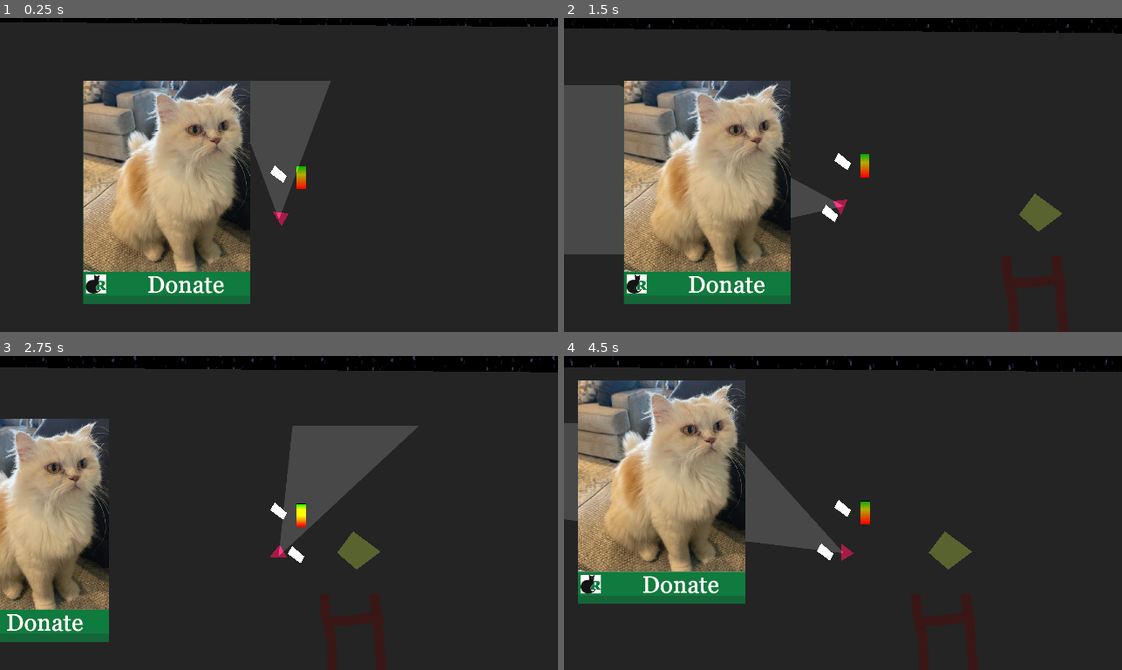
Above: before the commit, frames 1-4 (two rows, left to right).
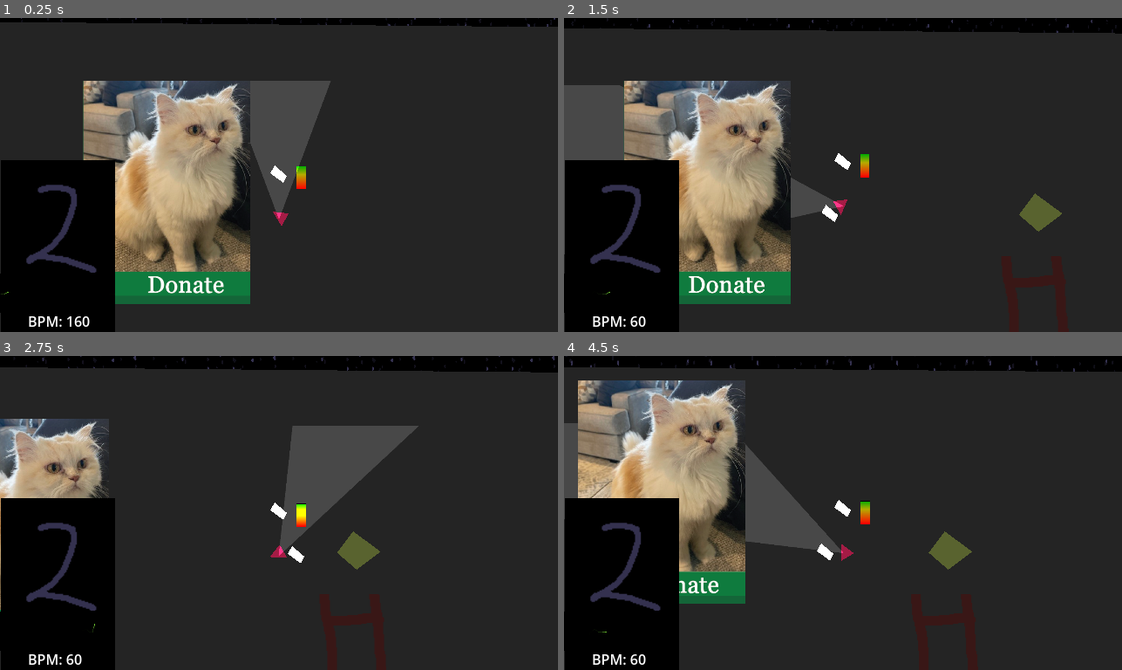
Above: after the commit, the same moments.

Repository: Parker-Vetter/SubwayUnderSea
Game: Godot game, scene res://Scenes/test_scene.tscn
The game is run twice, just before and just after one commit, with the same random seed, the same clock (stepped at 60 frames per second) and the same inputs.
Inputs (mouse positions are in pixels of both pictures, inside the frame that each line leads up to):
- Up to frame 1 (0.25 s): no input
- Up to frame 2 (1.5 s): move the mouse to (731, 196) at 0.52 s; press the mouse at (731, 196) at 0.53 s; hold D (right) 0.53-1.28 s; move the mouse to (731, 190) at 1.27 s; release the mouse at (731, 190) at 1.28 s; hold S (down) from 1.28 s (still down); click (731, 190) at 1.35 s
- Up to frame 3 (2.75 s): move the mouse to (334, 443) at 2.02 s; release S (down) at 2.03 s; press the mouse at (334, 443) at 2.03 s; hold D (right) from 2.03 s (still down)
- Up to frame 4 (4.5 s): move the mouse to (815, 575) at 2.77 s; release D (right) at 2.78 s; release the mouse at (815, 575) at 2.78 s; hold W (up) 2.78-3.53 s; click (815, 575) at 2.85 s; move the mouse to (1010, 560) at 3.52 s; press the mouse at (1010, 560) at 3.53 s; hold A (left) from 3.53 s (still down); move the mouse to (675, 465) at 4.27 s; release the mouse at (675, 465) at 4.28 s; click (675, 465) at 4.35 s

The runs differ from the first frame. In frame 1, 11% of the frame differs, in the area x 0-21%, y 45-100%; in frame 2, 11%; in frame 3, 11%; in frame 4, 11%.

Commit message:
Face Display Initial Commit
Display to show sanity delta and total sanity visually

Diff:
--- /dev/null
+++ b/subwaysea/Scenes/FaceDisplay.tscn
@@ -0,0 +1,375 @@
+[gd_scene load_steps=51 format=3 uid="uid://gnxhj7qlcejs"]
+
+[ext_resource type="Script" path="res://Scripts/face_display.gd" id="1_e5ur3"]
+[ext_resource type="Texture2D" uid="uid://fvavurx8x08w" path="res://assets/Face1.png" id="2_mhgrn"]
+[ext_resource type="Texture2D" uid="uid://dp2b4ixrs0xlh" path="res://assets/heartbeat.png" id="3_da8u5"]
+
+[sub_resource type="AtlasTexture" id="AtlasTexture_3a3dc"]
+atlas = ExtResource("3_da8u5")
+region = Rect2(0, 0, 132, 45)
+
+[sub_resource type="AtlasTexture" id="AtlasTexture_2n5j6"]
+atlas = ExtResource("3_da8u5")
+region = Rect2(132, 0, 132, 45)
+
+[sub_resource type="AtlasTexture" id="AtlasTexture_u7ahg"]
+atlas = ExtResource("3_da8u5")
+region = Rect2(264, 0, 132, 45)
+
+[sub_resource type="AtlasTexture" id="AtlasTexture_3javg"]
+atlas = ExtResource("3_da8u5")
+region = Rect2(396, 0, 132, 45)
+
+[sub_resource type="AtlasTexture" id="AtlasTexture_nb8rv"]
+atlas = ExtResource("3_da8u5")
+region = Rect2(528, 0, 132, 45)
+
+[sub_resource type="AtlasTexture" id="AtlasTexture_ieuv4"]
+atlas = ExtResource("3_da8u5")
+region = Rect2(660, 0, 132, 45)
+
+[sub_resource type="AtlasTexture" id="AtlasTexture_nyho1"]
+atlas = ExtResource("3_da8u5")
+region = Rect2(792, 0, 132, 45)
+
+[sub_resource type="AtlasTexture" id="AtlasTexture_wp1w3"]
+atlas = ExtResource("3_da8u5")
+region = Rect2(924, 0, 132, 45)
+
+[sub_resource type="AtlasTexture" id="AtlasTexture_s2ejv"]
+atlas = ExtResource("3_da8u5")
+region = Rect2(1056, 0, 132, 45)
+
+[sub_resource type="AtlasTexture" id="AtlasTexture_le70q"]
+atlas = ExtResource("3_da8u5")
+region = Rect2(1188, 0, 132, 45)
+
+[sub_resource type="AtlasTexture" id="AtlasTexture_ccr0i"]
+atlas = ExtResource("3_da8u5")
+region = Rect2(1320, 0, 132, 45)
+
+[sub_resource type="AtlasTexture" id="AtlasTexture_ldgym"]
+atlas = ExtResource("3_da8u5")
+region = Rect2(1452, 0, 132, 45)
+
+[sub_resource type="AtlasTexture" id="AtlasTexture_om4jh"]
+atlas = ExtResource("3_da8u5")
+region = Rect2(1584, 0, 132, 45)
+
+[sub_resource type="AtlasTexture" id="AtlasTexture_7prf2"]
+atlas = ExtResource("3_da8u5")
+region = Rect2(1716, 0, 132, 45)
+
+[sub_resource type="AtlasTexture" id="AtlasTexture_raler"]
+atlas = ExtResource("3_da8u5")
+region = Rect2(1848, 0, 132, 45)
+
+[sub_resource type="AtlasTexture" id="AtlasTexture_si8vk"]
+atlas = ExtResource("3_da8u5")
+region = Rect2(1980, 0, 132, 45)
+
+[sub_resource type="AtlasTexture" id="AtlasTexture_urgl0"]
+atlas = ExtResource("3_da8u5")
+region = Rect2(2112, 0, 132, 45)
+
+[sub_resource type="AtlasTexture" id="AtlasTexture_kk2x0"]
+atlas = ExtResource("3_da8u5")
+region = Rect2(2244, 0, 132, 45)
+
+[sub_resource type="AtlasTexture" id="AtlasTexture_ouhn5"]
+atlas = ExtResource("3_da8u5")
+region = Rect2(2376, 0, 132, 45)
+
+[sub_resource type="AtlasTexture" id="AtlasTexture_23i4m"]
+atlas = ExtResource("3_da8u5")
+region = Rect2(2508, 0, 132, 45)
+
+[sub_resource type="AtlasTexture" id="AtlasTexture_nhd7e"]
+atlas = ExtResource("3_da8u5")
+region = Rect2(2640, 0, 132, 45)
+
+[sub_resource type="AtlasTexture" id="AtlasTexture_d02rb"]
+atlas = ExtResource("3_da8u5")
+region = Rect2(2772, 0, 132, 45)
+
+[sub_resource type="AtlasTexture" id="AtlasTexture_83a1d"]
+atlas = ExtResource("3_da8u5")
+region = Rect2(2904, 0, 132, 45)
+
+[sub_resource type="AtlasTexture" id="AtlasTexture_w1yth"]
+atlas = ExtResource("3_da8u5")
+region = Rect2(3036, 0, 132, 45)
+
+[sub_resource type="AtlasTexture" id="AtlasTexture_1cpv2"]
+atlas = ExtResource("3_da8u5")
+region = Rect2(3168, 0, 132, 45)
+
+[sub_resource type="AtlasTexture" id="AtlasTexture_qfnpj"]
+atlas = ExtResource("3_da8u5")
+region = Rect2(3300, 0, 132, 45)
+
+[sub_resource type="AtlasTexture" id="AtlasTexture_qbav3"]
+atlas = ExtResource("3_da8u5")
+region = Rect2(3432, 0, 132, 45)
+
+[sub_resource type="AtlasTexture" id="AtlasTexture_xangf"]
+atlas = ExtResource("3_da8u5")
+region = Rect2(3564, 0, 132, 45)
+
+[sub_resource type="AtlasTexture" id="AtlasTexture_0ms7i"]
+atlas = ExtResource("3_da8u5")
+region = Rect2(3696, 0, 132, 45)
+
+[sub_resource type="AtlasTexture" id="AtlasTexture_7pib0"]
+atlas = ExtResource("3_da8u5")
+region = Rect2(3828, 0, 132, 45)
+
+[sub_resource type="AtlasTexture" id="AtlasTexture_4h2uh"]
+atlas = ExtResource("3_da8u5")
+region = Rect2(3960, 0, 132, 45)
+
+[sub_resource type="AtlasTexture" id="AtlasTexture_yj6l0"]
+atlas = ExtResource("3_da8u5")
+region = Rect2(4092, 0, 132, 45)
+
+[sub_resource type="AtlasTexture" id="AtlasTexture_t4h7t"]
+atlas = ExtResource("3_da8u5")
+region = Rect2(4224, 0, 132, 45)
+
+[sub_resource type="AtlasTexture" id="AtlasTexture_j3dy6"]
+atlas = ExtResource("3_da8u5")
+region = Rect2(4356, 0, 132, 45)
+
+[sub_resource type="AtlasTexture" id="AtlasTexture_k6hlk"]
+atlas = ExtResource("3_da8u5")
+region = Rect2(4488, 0, 132, 45)
+
+[sub_resource type="AtlasTexture" id="AtlasTexture_834n3"]
+atlas = ExtResource("3_da8u5")
+region = Rect2(4620, 0, 132, 45)
+
+[sub_resource type="AtlasTexture" id="AtlasTexture_ih3kk"]
+atlas = ExtResource("3_da8u5")
+region = Rect2(4752, 0, 132, 45)
+
+[sub_resource type="AtlasTexture" id="AtlasTexture_ecvy6"]
+atlas = ExtResource("3_da8u5")
+region = Rect2(4884, 0, 132, 45)
+
+[sub_resource type="AtlasTexture" id="AtlasTexture_ismgo"]
+atlas = ExtResource("3_da8u5")
+region = Rect2(5016, 0, 132, 45)
+
+[sub_resource type="AtlasTexture" id="AtlasTexture_tj7pe"]
+atlas = ExtResource("3_da8u5")
+region = Rect2(5148, 0, 132, 45)
+
+[sub_resource type="AtlasTexture" id="AtlasTexture_yxwoq"]
+atlas = ExtResource("3_da8u5")
+region = Rect2(5280, 0, 132, 45)
+
+[sub_resource type="AtlasTexture" id="AtlasTexture_f2b0a"]
+atlas = ExtResource("3_da8u5")
+region = Rect2(5412, 0, 132, 45)
+
+[sub_resource type="AtlasTexture" id="AtlasTexture_qed81"]
+atlas = ExtResource("3_da8u5")
+region = Rect2(5544, 0, 132, 45)
+
+[sub_resource type="AtlasTexture" id="AtlasTexture_loxsu"]
+atlas = ExtResource("3_da8u5")
+region = Rect2(5676, 0, 132, 45)
+
+[sub_resource type="AtlasTexture" id="AtlasTexture_ppqjq"]
+atlas = ExtResource("3_da8u5")
+region = Rect2(5808, 0, 132, 45)
+
+[sub_resource type="AtlasTexture" id="AtlasTexture_507yq"]
+atlas = ExtResource("3_da8u5")
+region = Rect2(5940, 0, 132, 45)
+
+[sub_resource type="SpriteFrames" id="SpriteFrames_fwu5p"]
+animations = [{
+"frames": [{
+"duration": 1.0,
+"texture": SubResource("AtlasTexture_3a3dc")
+}, {
+"duration": 1.0,
+"texture": SubResource("AtlasTexture_2n5j6")
+}, {
+"duration": 1.0,
+"texture": SubResource("AtlasTexture_u7ahg")
+}, {
+"duration": 1.0,
+"texture": SubResource("AtlasTexture_3javg")
+}, {
+"duration": 1.0,
+"texture": SubResource("AtlasTexture_nb8rv")
+}, {
+"duration": 1.0,
+"texture": SubResource("AtlasTexture_ieuv4")
+}, {
+"duration": 1.0,
+"texture": SubResource("AtlasTexture_nyho1")
+}, {
+"duration": 1.0,
+"texture": SubResource("AtlasTexture_wp1w3")
+}, {
+"duration": 1.0,
+"texture": SubResource("AtlasTexture_s2ejv")
+}, {
+"duration": 1.0,
+"texture": SubResource("AtlasTexture_le70q")
+}, {
+"duration": 1.0,
+"texture": SubResource("AtlasTexture_ccr0i")
+}, {
+"duration": 1.0,
+"texture": SubResource("AtlasTexture_ldgym")
+}, {
+"duration": 1.0,
+"texture": SubResource("AtlasTexture_om4jh")
+}, {
+"duration": 1.0,
+"texture": SubResource("AtlasTexture_7prf2")
+}, {
+"duration": 1.0,
+"texture": SubResource("AtlasTexture_raler")
+}, {
+"duration": 1.0,
+"texture": SubResource("AtlasTexture_si8vk")
+}, {
+"duration": 1.0,
+"texture": SubResource("AtlasTexture_urgl0")
+}, {
+"duration": 1.0,
+"texture": SubResource("AtlasTexture_kk2x0")
+}, {
+"duration": 1.0,
+"texture": SubResource("AtlasTexture_ouhn5")
+}, {
+"duration": 1.0,
+"texture": SubResource("AtlasTexture_23i4m")
+}, {
+"duration": 1.0,
+"texture": SubResource("AtlasTexture_nhd7e")
+}, {
+"duration": 1.0,
+"texture": SubResource("AtlasTexture_d02rb")
+}, {
+"duration": 1.0,
+"texture": SubResource("AtlasTexture_83a1d")
+}, {
+"duration": 1.0,
+"texture": SubResource("AtlasTexture_w1yth")
+}, {
+"duration": 1.0,
+"texture": SubResource("AtlasTexture_1cpv2")
+}, {
+"duration": 1.0,
+"texture": SubResource("AtlasTexture_qfnpj")
+}, {
+"duration": 1.0,
+"texture": SubResource("AtlasTexture_qbav3")
+}, {
+"duration": 1.0,
+"texture": SubResource("AtlasTexture_xangf")
+}, {
+"duration": 1.0,
+"texture": SubResource("AtlasTexture_0ms7i")
+}, {
+"duration": 1.0,
+"texture": SubResource("AtlasTexture_7pib0")
+}, {
+"duration": 1.0,
+"texture": SubResource("AtlasTexture_4h2uh")
+}, {
+"duration": 1.0,
+"texture": SubResource("AtlasTexture_yj6l0")
+}, {
+"duration": 1.0,
+"texture": SubResource("AtlasTexture_t4h7t")
+}, {
+"duration": 1.0,
+"texture": SubResource("AtlasTexture_j3dy6")
+}, {
+"duration": 1.0,
+"texture": SubResource("AtlasTexture_k6hlk")
+}, {
+"duration": 1.0,
+"texture": SubResource("AtlasTexture_834n3")
+}, {
+"duration": 1.0,
+"texture": SubResource("AtlasTexture_ih3kk")
+}, {
+"duration": 1.0,
+"texture": SubResource("AtlasTexture_ecvy6")
+}, {
+"duration": 1.0,
+"texture": SubResource("AtlasTexture_ismgo")
+}, {
+"duration": 1.0,
+"texture": SubResource("AtlasTexture_tj7pe")
+}, {
+"duration": 1.0,
+"texture": SubResource("AtlasTexture_yxwoq")
+}, {
+"duration": 1.0,
+"texture": SubResource("AtlasTexture_f2b0a")
+}, {
+"duration": 1.0,
+"texture": SubResource("AtlasTexture_qed81")
+}, {
+"duration": 1.0,
+"texture": SubResource("AtlasTexture_loxsu")
+}, {
+"duration": 1.0,
+"texture": SubResource("AtlasTexture_ppqjq")
+}, {
+"duration": 1.0,
+"texture": SubResource("AtlasTexture_507yq")
+}],
+"loop": true,
+"name": &"default",
+"speed": 10.0
+}]
+
+[node name="FaceDisplay" type="Node2D"]
+script = ExtResource("1_e5ur3")
+
+[node name="CanvasLayer" type="CanvasLayer" parent="."]
+
+[node name="Polygon2D" type="Polygon2D" parent="CanvasLayer"]
+position = Vector2(1, -25.4348)
+scale = Vector2(1, 1.07065)
+color = Color(0, 0, 0, 1)
+polygon = PackedVector2Array(0, 360, 131, 360, 131, 176, 0, 176)
+metadata/_edit_group_ = true
+
+[node name="Sprite2D" type="Sprite2D" parent="CanvasLayer"]
+position = Vector2(3.55271e-15, 161)
+scale = Vector2(1.315, 1.315)
+texture = ExtResource("2_mhgrn")
+centered = false
+
+[node name="AnimatedSprite2D" type="AnimatedSprite2D" parent="CanvasLayer"]
+light_mask = 0
+visibility_layer = 512
+texture_filter = 1
+position = Vector2(0, 293)
+sprite_frames = SubResource("SpriteFrames_fwu5p")
+autoplay = "default"
+centered = false
+
+[node name="RichTextLabel" type="RichTextLabel" parent="CanvasLayer"]
+offset_left = 32.0
+offset_top = 336.0
+offset_right = 112.0
+offset_bottom = 376.0
+text = "BPM: 160"
+fit_content = true
+
+[node name="Timer" type="Timer" parent="."]
+autostart = true
+
+[connection signal="timeout" from="Timer" to="." method="_on_timer_timeout"]
--- a/subwaysea/Scenes/Sanity System.tscn
+++ b/subwaysea/Scenes/Sanity System.tscn
@@ -15,6 +15,7 @@
 
 [node name="Sanity Debuff Area" type="Area2D" parent="."]
 collision_layer = 8
+collision_mask = 2
 
 [node name="CollisionPolygon2D" type="CollisionPolygon2D" parent="Sanity Debuff Area"]
 material = SubResource("CanvasItemMaterial_h2psw")
@@ -22,8 +23,9 @@
 polygon = PackedVector2Array(-48, -48, 144, -48, 144, 80, -48, 80)
 
 [node name="SanityBuffArea" type="Area2D" parent="."]
-position = Vector2(177, 1)
+position = Vector2(178, 1)
 collision_layer = 8
+collision_mask = 2
 
 [node name="CollisionShape2D" type="CollisionPolygon2D" parent="SanityBuffArea"]
 material = SubResource("CanvasItemMaterial_75hbh")
--- a/subwaysea/Scenes/supplyGrabber.tscn
+++ /dev/null
@@ -1,40 +0,0 @@
-[gd_scene load_steps=4 format=3 uid="uid://ckithxuqpjx6h"]
-
-[ext_resource type="Script" path="res://Scripts/Supply Grabber/supply_grabber.gd" id="1_6sam7"]
-[ext_resource type="Texture2D" uid="uid://bje2ditfetyd4" path="res://assets/sonar_blast_circle.png" id="2_3e110"]
-[ext_resource type="PackedScene" uid="uid://bihx5s1i11fgd" path="res://Scenes/Supply Grabber/debris.tscn" id="3_gbdyn"]
-
-[node name="SupplyGrabber" type="Node2D"]
-script = ExtResource("1_6sam7")
-
-[node name="LightParent" type="Node2D" parent="."]
-metadata/_edit_lock_ = true
-
-[node name="sonar" type="PointLight2D" parent="LightParent"]
-texture_filter = 3
-position = Vector2(3.99999, 4.12033)
-scale = Vector2(0.424, 0.436757)
-shadow_enabled = true
-texture = ExtResource("2_3e110")
-
-[node name="ColorRect" type="ColorRect" parent="."]
-offset_left = -152.0
-offset_top = -88.0
-offset_right = 152.0
-offset_bottom = 88.0
-mouse_filter = 1
-color = Color(0.099986, 0.099986, 0.099986, 1)
-metadata/_edit_lock_ = true
-
-[node name="ship" type="Polygon2D" parent="."]
-color = Color(0.201002, 0.168901, 0.102166, 1)
-polygon = PackedVector2Array(-13, -8, 13, -8, 23, 1, 15, 9, -13, 10, -21, 0)
-
-[node name="Timer" type="Timer" parent="."]
-wait_time = 0.5
-autostart = true
-
-[node name="debris" parent="." instance=ExtResource("3_gbdyn")]
-position = Vector2(-47, -22)
-
-[connection signal="timeout" from="Timer" to="." method="_on_timer_timeout"]
--- a/subwaysea/Scenes/test_scene.tscn
+++ b/subwaysea/Scenes/test_scene.tscn
@@ -9,7 +9,8 @@
 [ext_resource type="PackedScene" uid="uid://cqdxwpt8n357u" path="res://level_making/camerasystem.tscn" id="5_5gy3l"]
 [ext_resource type="PackedScene" uid="uid://c7wtkgsvif50g" path="res://level_making/ladder.tscn" id="6_pxrql"]
 [ext_resource type="PackedScene" uid="uid://s3pth3bvbbvt" path="res://Scenes/Sanity System.tscn" id="7_1hrf3"]
-[ext_resource type="PackedScene" uid="uid://bmj1p78ddcow4" path="res://Scenes/Supply Grabber/supplyGrabber.tscn" id="10_bb45b"]
+[ext_resource type="PackedScene" uid="uid://smk00qmpdu36" path="res://Scenes/Supply Grabber/supplyGrabber.tscn" id="10_bb45b"]
+[ext_resource type="PackedScene" uid="uid://gnxhj7qlcejs" path="res://Scenes/FaceDisplay.tscn" id="11_epfey"]
 
 [sub_resource type="OccluderPolygon2D" id="OccluderPolygon2D_8026o"]
 polygon = PackedVector2Array(-452.5, -33, -461.5, 19, -77.5, 21, 186.5, 38, 186.5, 168, 262.5, 156, 303.5, 22, 305.5, -32, 256.5, -56, 123.5, -70, -0.5, -36)
@@ -164,8 +165,10 @@
 mouse_filter = 1
 color = Color(0.103744, 0.103744, 0.103744, 1)
 
+[node name="FaceDisplay" parent="." instance=ExtResource("11_epfey")]
+
 [node name="SupplyGrabber" parent="." instance=ExtResource("10_bb45b")]
-position = Vector2(1936, 864)
+position = Vector2(1928, 856)
 
 [connection signal="oxygen_multiplier_changed" from="SanitySystem" to="OxygenSystem" method="_on_sanity_system_oxygen_multiplier_changed"]
 
--- a/subwaysea/Scripts/OxygenMachine.gd
+++ b/subwaysea/Scripts/OxygenMachine.gd
@@ -5,10 +5,17 @@
 var oxygenAmount = 100
 var oxygenCap = 100
 
+@onready var face_display: Node2D = $"../FaceDisplay"
 @onready var playerOxyTank = get_parent().find_child("PlayerOxyTank").get_child(0)
+
+signal oxygen_threshold_changed(oxygen_threshold)
+
+func _ready() -> void:
+	self.connect("oxygen_threshold_changed", face_display._on_oxygen_threshold_changed)
 
 func _process(delta: float) -> void:
 	playerOxyTank.set("value", oxygenAmount)
+	determine_oxygen_threshold()
 
 func addOxygen():
 	if oxygenAmount < oxygenCap:
@@ -16,6 +23,14 @@
 
 func loseOxygen():
 	oxygenAmount -= 1 * multiplier
+
+func determine_oxygen_threshold():
+	var oxygen_threshold
+	if oxygenAmount < 50:
+		oxygen_threshold = "low"
+	else:
+		oxygen_threshold = "high"
+	oxygen_threshold_changed.emit(oxygen_threshold)
 
 func _on_fill_up_area_body_entered(body: Node2D) -> void:
 	if body.name == "Player":
--- a/subwaysea/Scripts/Sanity System/sanity_system.gd
+++ b/subwaysea/Scripts/Sanity System/sanity_system.gd
@@ -1,12 +1,17 @@
 extends Node2D
 
 @onready var oxygen_system: Node2D = $"../OxygenSystem"
+@onready var face_display: Node2D = $"../FaceDisplay"
 
 signal oxygen_multiplier_changed(new_multiplier)
+signal sanity_threshold_reached(threshold)
 
 var in_buff_area
 var in_debuff_area
 var sanity = 0.0
+
+func _ready() -> void:
+	self.connect("sanity_threshold_reached", face_display._on_sanity_threshold_reached)
 
 func _process(delta: float) -> void:
 	passive_sanity_loss()
@@ -16,7 +21,9 @@
 	if in_debuff_area:
 		remove_sanity()
 
+	sanity = clamp(sanity, 0, 70)
 	calculate_multiplier()
+	determine_sanity_threshold()
 
 
 func add_sanity():
@@ -26,14 +33,20 @@
 	sanity -= 0.1
 
 func passive_sanity_loss():
-	sanity -= 0.01
-	sanity = clamp(sanity, 0, 70)
+	sanity -= 0.1
 
 func calculate_multiplier():
 		var multiplier = 1 - sanity/70
 		multiplier = clamp(multiplier, 0.1, 1)
 		oxygen_multiplier_changed.emit(multiplier)
 
+func determine_sanity_threshold():
+	#var sanity_threshold
+	#if sanity < 45:
+		#sanity_threshold = "low"
+	#else:
+		#sanity_threshold = "high"
+	sanity_threshold_reached.emit(sanity)
 
 func _on_sanity_debuff_area_body_entered(body: Node2D) -> void:
 	if body.name == "Player":
--- /dev/null
+++ b/subwaysea/Scripts/face_display.gd
@@ -0,0 +1,55 @@
+extends Node2D
+
+const FACE_1 = preload("res://assets/Face1.png")
+const FACE_2 = preload("res://assets/Face2.png")
+const FACE_3 = preload("res://assets/Face3.png")
+
+@onready var heartbeat_monitor: AnimatedSprite2D = $CanvasLayer/AnimatedSprite2D
+@onready var face_sprite: Sprite2D = $CanvasLayer/Sprite2D
+@onready var bpm_display: RichTextLabel = $CanvasLayer/RichTextLabel
+
+var sanity = 0
+var old_sanity  = 0
+var delta_sanity = 0
+var oxygen  = 0
+var bpm = 75
+var animation_speed = 1
+
+func _process(delta: float) -> void:
+	# this all needs to be in one if/elif tree so that the low oxygen face has priority
+	if oxygen == "low":
+		face_sprite.set_texture(FACE_3)
+	elif sanity < 20:
+		face_sprite.set_texture(FACE_2)
+	elif sanity >= 20:
+		face_sprite.set_texture(FACE_1)
+
+
+func alter_heartbeat_speed():
+	# delta_sanity falls on a range of -0.2 to 0.2
+	delta_sanity = old_sanity - sanity
+	animation_speed += delta_sanity
+	animation_speed += randf_range(-0.04, 0.04)
+	if sanity == 0:
+		animation_speed += 0.2
+	elif sanity == 70:
+		animation_speed -= 0.2
+
+	animation_speed = clampf(animation_speed, 1.5, 2.6666)
+	heartbeat_monitor.set_speed_scale(animation_speed)
+
+func alter_bpm_display():
+	bpm = int(remap(animation_speed, 1.5, 2.6666, 60, 160))
+	bpm_display.clear()
+	bpm_display.add_text("BPM: " + str(bpm))
+
+func _on_timer_timeout() -> void:
+	alter_heartbeat_speed()
+	alter_bpm_display()
+
+func _on_sanity_threshold_reached(new_sanity):
+	old_sanity = sanity
+	sanity = new_sanity
+
+func _on_oxygen_threshold_changed(new_oxygen):
+	oxygen = new_oxygen
Not shown: 1 places in subwaysea/Scenes/test_scene.tscn that only renumber resources
Binary file added: subwaysea/assets/Face1.png
Not shown, changed: subwaysea/assets/Face1.png.import
Binary file added: subwaysea/assets/Face2.png
Not shown, added: subwaysea/assets/Face2.png.import
Binary file added: subwaysea/assets/Face3.png
Not shown, added: subwaysea/assets/Face3.png.import
Binary file added: subwaysea/assets/heartbeat.png
Not shown, added: subwaysea/assets/heartbeat.png.import
Binary file removed: subwaysea/assets/sonar_blast.png
